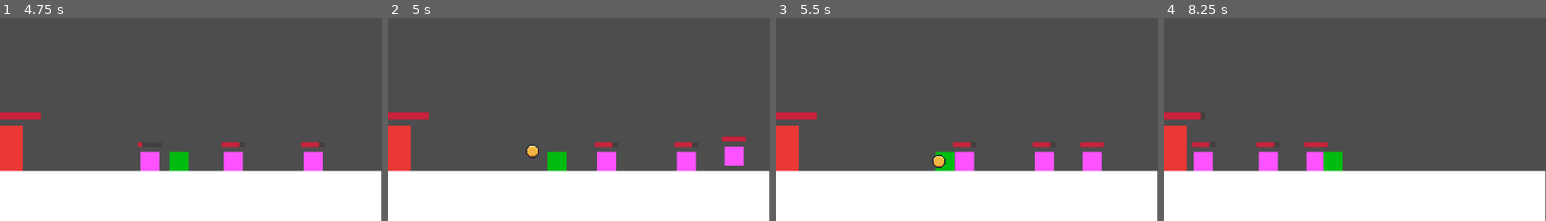
Above: before the commit, frames 1-4 (left to right).
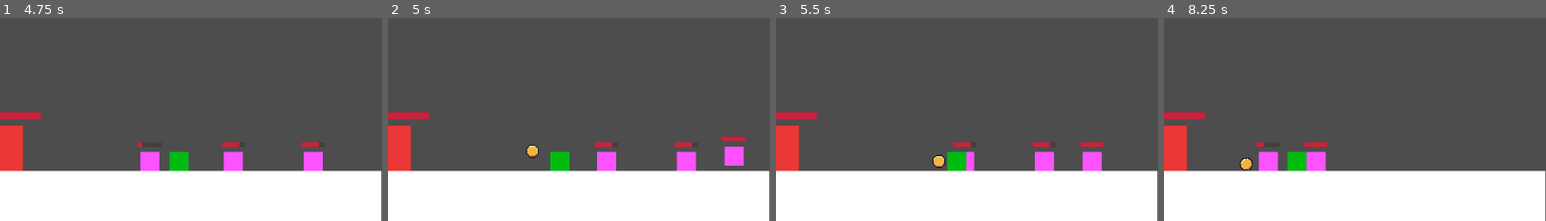
Above: after the commit, the same moments.

Repository: Caneris/Foxhold
Game: Godot game, scene res://scenes/main.tscn
The game is run twice, just before and just after one commit, with the same random seed, the same clock (stepped at 60 frames per second) and the same inputs.
Inputs (mouse positions are % of the whole screen's width and height, from its top left):
- Up to frame 1 (4.75 s): tap Enter at 0.5 s; drag from (50, 82) to (60, 24) at 0.52 s; tap Space at 1.25 s; drag from (35, 86) to (45, 68) at 1.27 s; move the mouse to (91, 85) at 2.02 s; click (91, 85) at 2.17 s; drag from (45, 68) to (20, 31) at 2.77 s; drag from (90, 85) to (50, 82) at 3.52 s; drag from (95, 85) to (35, 21) at 4.27 s
- Up to frame 2 (5 s): no input
- Up to frame 3 (5.5 s): move the mouse to (12, 85) at 5.02 s; click (12, 85) at 5.17 s
- Up to frame 4 (8.25 s): drag from (72, 86) to (50, 82) at 5.77 s; move the mouse to (72, 42) at 6.52 s; click (72, 42) at 6.67 s; drag from (30, 52) to (61, 85) at 7.27 s; move the mouse to (60, 24) at 8.02 s; click (60, 24) at 8.17 s
The pictures show only the part of the screen within x 50-100%, y 50-100%; the shares and areas given below are measured in that part.

Frame 1 is identical in both runs. In frame 2, 0.1% of the frame differs, in the area x 41-48%, y 65-76%; in frame 3, 0.5%; in frame 4, 1.9%, in the area x 7-47%, y 46-76%.

Commit message:
working on enemy detection

Diff:
--- a/scripts/knight_foxling.gd
+++ b/scripts/knight_foxling.gd
@@ -19,12 +19,18 @@
 var current_target: CharacterBody2D
 var attack_timer: float = 0.0
 
+# Search after killing an enemy
+const SEARCH_DELAY: float = 0.5
+var search_timer: float = 0.0
+var is_searching: bool = false
+
 # Patrol variables
 var patrol_direction: int = 1
 var patrol_timer: float = 0.0
 var is_paused: bool = false
 var current_patrol_radius: float
 var has_reversed: bool = false
+
 
 
 # pixels/sec² — by default Godot’s 2D gravity
@@ -56,12 +62,11 @@
     match current_state:
         State.IDLE:
             patrol(delta)
-            check_for_enemies()
+            check_for_enemies(patrol_direction)
         State.CHASING:
             chase_enemy(delta)
-        State.ATTACKING:
-            attack_enemy(delta)
         State.RETURNING:
+            # check_for_enemies()
             return_home(delta)
 
 func patrol(delta: float) -> void:
@@ -99,9 +104,9 @@
 
 
 
-func check_for_enemies() -> void:
-
-    sight.target_position = Vector2(patrol_direction * sight_range, 0)
+func check_for_enemies(check_direction: float) -> void:
+
+    sight.target_position = Vector2(check_direction * sight_range, 0)
     sight.force_raycast_update()
 
     var collider = sight.get_collider()
@@ -111,8 +116,25 @@
     # Find nearest one
     # Set as current_target and switch to CHASING
 
+
+func search_for_enemies() -> void:
+
+    # get current direction
+    var direction = sign(velocity.x)
+    if is_searching:
+        check_for_enemies(direction)
+        search_timer -= get_process_delta_time()
+        if search_timer <= 0.0:
+            is_searching = false
+            current_state = State.IDLE
+            _decide_next_action()
+    else:
+        # Start searching for enemies
+        is_searching = true
+        search_timer = SEARCH_DELAY
+        print("Searching for enemies...")  # Debug message
+
 func chase_enemy(delta: float) -> void:
-    print("Chasing enemy")
     # Check if target still exists
     if not is_instance_valid(current_target):
         current_state = State.RETURNING
@@ -154,14 +176,30 @@
     # If in attack_range, switch to ATTACKING
     # If enemy dead or out of sight, switch to RETURNING
 
-func attack_enemy(delta: float) -> void:
-    print("Attacking enemy")
-    pass
-    # Apply slow to enemy
-    # Deal damage if attack_timer <= 0
-    # Continue chasing if enemy moves away
+# func attack_enemy(delta: float) -> void:
+#     print("Attacking enemy")
+#     pass
+#     # Apply slow to enemy
+#     # Deal damage if attack_timer <= 0
+#     # Continue chasing if enemy moves away
 
 func return_home(delta: float) -> void:
-    pass
-    # Move back to home_position
-    # If reached home, switch to IDLE
+
+    search_for_enemies()
+    var to_home = home_position - global_position
+    var distance = abs(to_home.x)
+    print("Returning home, distance: ", distance)
+    if distance < 10.0:  # Close enough to home
+        current_state = State.IDLE
+        velocity.x = 0  # Stop moving
+
+        # Reset patrol variables when arriving home
+        has_reversed = false
+        current_patrol_radius = patrol_radius * randf_range(0.95, 1.05)
+        _decide_next_action()  # Start a new patrol action
+    else:
+        # Move back toward home
+        var direction = sign(to_home.x)
+        check_for_enemies(direction)
+        velocity.x = direction * speed * 0.5  # Slow down while returning
+    move_and_slide()
